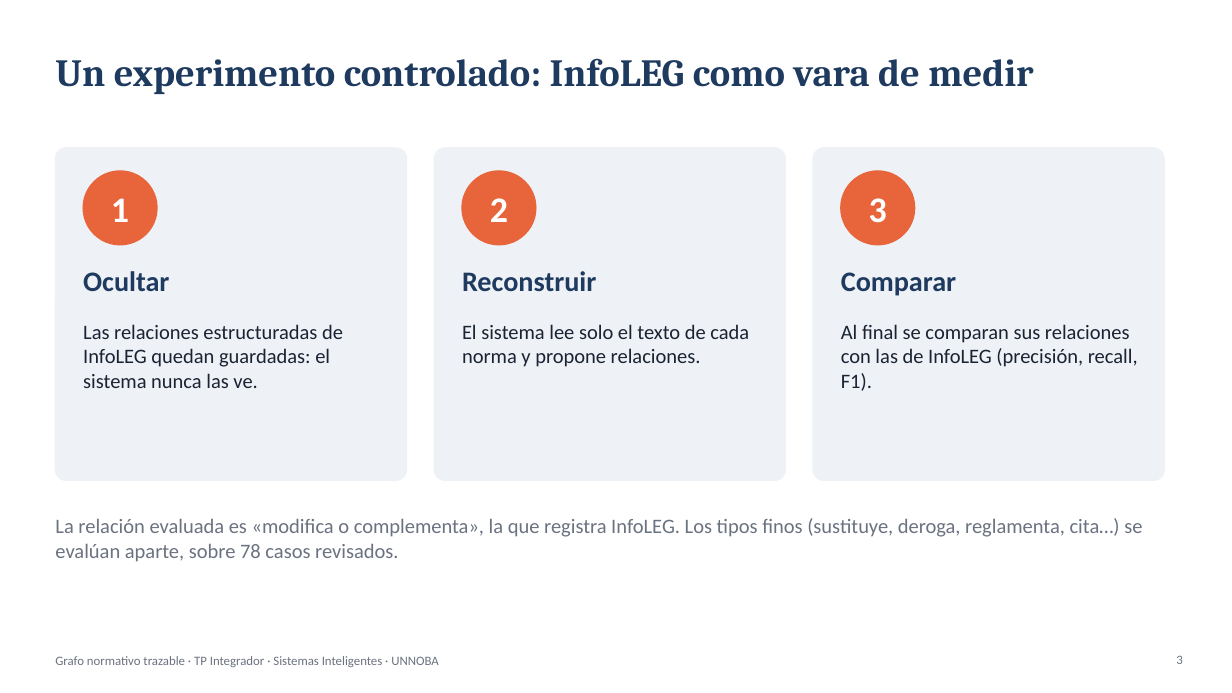
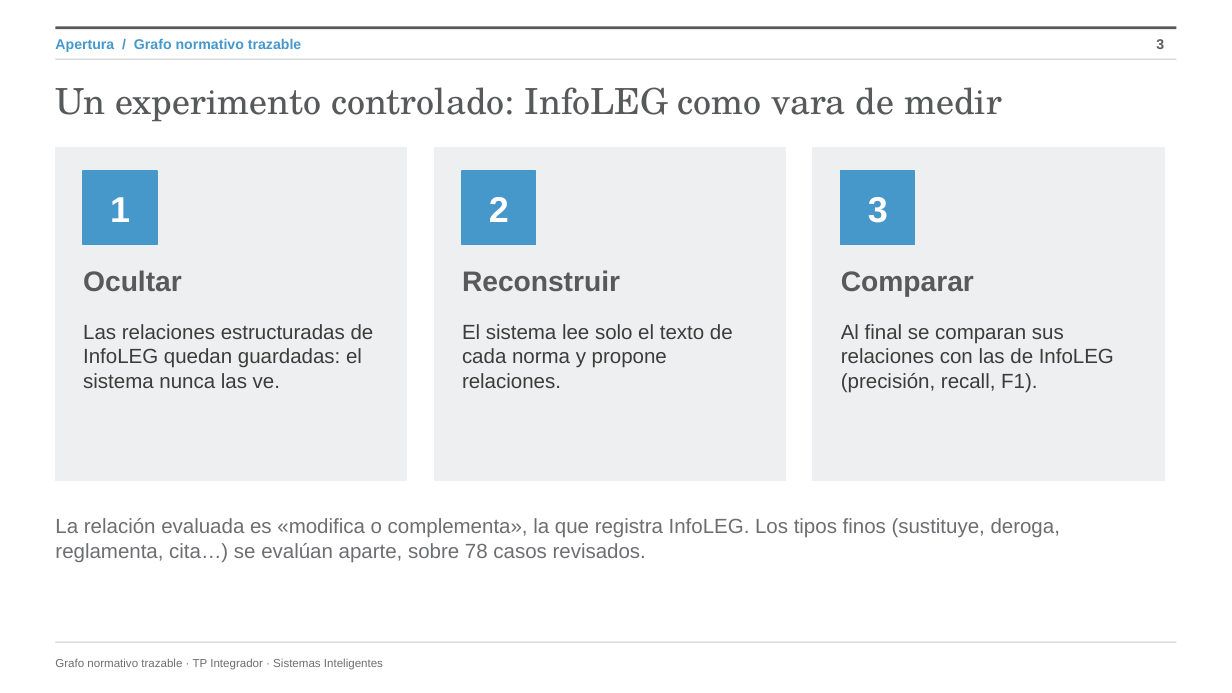
Before and after one commit to JuampiJPT/grafo-legal, a slide deck: slide 3 of docs/presentacion/presentacion_coloquio.pptx. Drawn at 1232x693 pixels with LibreOffice and Linux fonts; fonts in the diff are those of the drawing; background and template pictures are left out. Boxes give left, top, right and bottom in pixels: in the first picture for what was removed or moved away, otherwise in the second. Text is boxed around its words. In the diff, an @@ line names an element or a change of style, - is before the commit and + after.

Commit message:
Presentación con la identidad UNNOBA del manual (B74)

```diff
--- a/docs/presentacion/presentacion_coloquio.pptx
+++ b/docs/presentacion/presentacion_coloquio.pptx
@@ line added from (55, 28) to (1177, 28), #58595B 2.25 pt @@
@@ line added from (55, 59) to (1177, 59), #C6C7C8 0.75 pt @@
@@ text added at [55,38,301,52], 11 pt, text #4698CB, bold @@
+Apertura / Grafo normativo trazable
@@ page number: place and size @@
-page number at [1176,655,1182,664]
+page number at [1156,39,1164,49]
@@ page number at [1156,39,1164,49]: size 10 to 11 pt, font Calibri to Arial, text colour #6B7280 to #58595B, bold on @@
@@ title "Un experimento controlado: InfoLEG como ...": place and size @@
-title "Un experimento controlado: InfoLEG como ..." at [55,58,1033,94]
+title "Un experimento controlado: InfoLEG como ..." at [55,87,1002,122]
@@ title "Un experimento controlado: InfoLEG como ..." at [55,87,1002,122]: size 30 to 28 pt, font Cambria to TeX Gyre Schola, text colour #1F3A5F to #58595B, bold off @@
@@ rounded rectangle removed at [55,148,407,481] @@
@@ rectangle added at [55,148,407,481], fill #EEEFF0, outline #EEEFF0 1 pt @@
@@ rounded rectangle removed at [434,148,786,481] @@
@@ rectangle added at [434,148,786,481], fill #EEEFF0, outline #EEEFF0 1 pt @@
@@ rounded rectangle removed at [813,148,1165,481] @@
@@ rectangle added at [813,148,1165,481], fill #EEEFF0, outline #EEEFF0 1 pt @@
@@ ellipse removed at [83,171,157,245] @@
@@ rectangle added at [83,171,157,245], fill #4698CB, outline #4698CB 1 pt @@
@@ ellipse removed at [462,171,536,245] @@
@@ rectangle added at [462,171,536,245], fill #4698CB, outline #4698CB 1 pt @@
@@ font Calibri to Arial in 3 elements at [110,197,130,222], [489,197,509,222], [868,197,888,223] @@
@@ ellipse removed at [841,171,915,245] @@
@@ rectangle added at [841,171,915,245], fill #4698CB, outline #4698CB 1 pt @@
@@ font Calibri to Arial, text colour #1F3A5F to #58595B in 3 elements at [83,270,182,291], [462,270,620,291], [841,271,974,297] @@
@@ font Calibri to Arial, text colour #1B2333 to #3C3C3B in 3 elements at [83,324,374,388], [462,324,733,388], [841,324,1114,393] @@
@@ text "La relación evaluada es «modifica ..." at [55,518,1060,562]: font Calibri to Arial, text colour #6B7280 to #6D6E71 @@
@@ text at [55,658,383,670]: text changed; size 10 to 9 pt; font Calibri to Arial; text colour #6B7280 to #6D6E71 @@
-Grafo normativo trazable · TP Integrador · Sistemas Inteligentes · UNNOBA
+Grafo normativo trazable · TP Integrador · Sistemas Inteligentes
@@ line added from (55, 642) to (1177, 642), #C6C7C8 0.75 pt @@
```
Also in this commit, not shown: 20 other slides changed, 6 other files.
